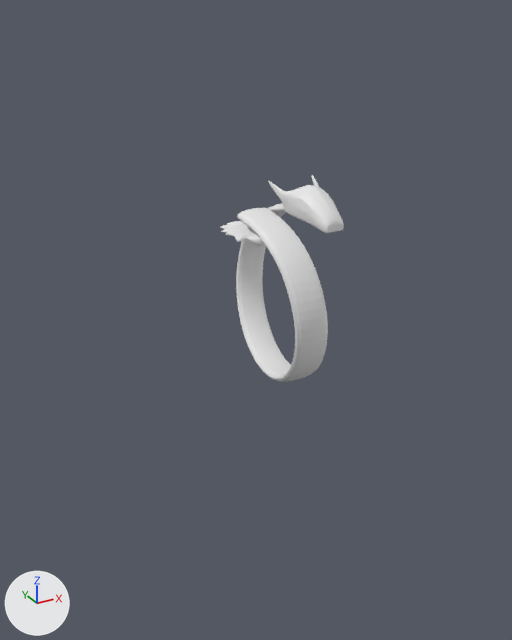
One commit to the Blender file dragonring/dragonring.blend: the scene before it, then after it.
Rendered twice from a 50 mm lens placed at (-12.0, -23.0, 7.8), pointed at (0.0, -1.1, -3.1). The lights are fixed; the arrows at lower left show +X, +Y and +Z. The same objects are shown in both versions, whatever each file hides.

The scene before the commit, as lines of its bpy script (objects in view):
```python
ob_eye_mesh = bpy.data.objects.new('eye_mesh', me_cubeziercircle)
ob_eye_mesh.location = (2.123, -2.677, 1.633)
ob_eye_mesh.rotation_euler = (-2.093, 1.974, -2.258)  # degrees (-120, 113, -129)
ob_eye_mesh.scale = (0.19, 0.19, 0.19)
ob_head = bpy.data.objects.new('head', me_cube)
ob_head.location = (1.593, -3.739, 0.464)
ob_head.rotation_euler = (0.0, 0.0, -3.08)  # degrees (0, 0, -176)
ob_head.scale = (0.345, 0.587, 0.728)
ob_ring = bpy.data.objects.new('ring', me_circle)
ob_ring.location = (1.5, -1.91, -1.82)
ob_ring.rotation_euler = (0.0, -1.571, 0.0)  # degrees (0, -90, 0)
ob_ring.scale = (0.343, 0.343, 0.343)
ob_wing = bpy.data.objects.new('wing', me_cube_003)
ob_wing.location = (0.0899, -1.238, 0.247)
ob_wing.scale = (0.286, 0.286, 0.0536)
```
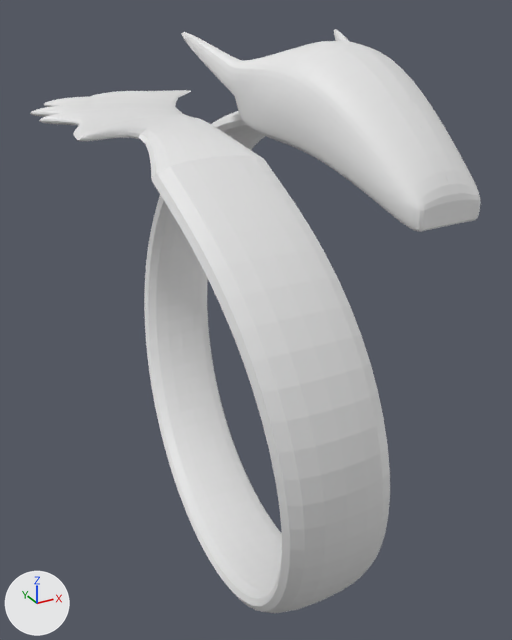
ob_eye_mesh is not drawn itself; it is used by a modifier of ob_head.
ob_wing is not drawn itself; it is used by a modifier of ob_ring.
ob_head is not drawn itself; it is used by a modifier of ob_ring.

What the commit changed:
me_cube has 118 vertices, 116 faces and spans x -2.94..0.17, y -4.67..0.17, z 0.47..2.55.
me_cube is used by ob_head; location (1.593, -3.739, 0.464); rotation (0.0, 0.0, -3.08), in degrees (0, 0, -176); scale (0.345, 0.587, 0.728).
me_cube part 1: all 24 vertices in x -1.22..0.06, y 0.12..0.17, z 0.47..1.17 are moved by (0.0, 0.0, -0.52).
me_cube part 2: all 16 vertices in x -1.68..0.09, y -1.38..-1.01, z 0.75..1.98 are moved by (0.0, 0.0, -0.21).
Object 'eye_mesh' (ob_eye_mesh) is deleted.
Object 'wing' (ob_wing) moves from (0.0899, -1.238, 0.247) to (-1.665, -1.816, 4.37).
Object 'wing' (ob_wing) is rescaled from (0.286, 0.286, 0.0536) to (1.37, 1.26, 0.15).
Object 'head' (ob_head) moves from (1.593, -3.739, 0.464) to (2.554, -7.874, 1.918).
Object 'head' (ob_head) is rescaled from (0.345, 0.587, 0.728) to (1.2, 2.17, 2.13).
Object 'head' (ob_head) has a BOOLEAN modifier named 'Boolean'.
Modifier setting removed (it was object = ob_eye_mesh).
Object 'ring' (ob_ring) moves from (1.5, -1.91, -1.82) to (2.3, -0.78, -4.43).
Object 'ring' (ob_ring) is rescaled from (0.343, 0.343, 0.343) to (0.963, 1.02, 0.963).
Object 'ring' (ob_ring) has a SCREW modifier named 'Screw'.
Modifier setting: angle = 5.845.
Object 'ring' (ob_ring) loses its BOOLEAN modifier named 'Boolean'.
Modifier setting removed (it was object = ob_wing).
Modifier setting removed (it was operation = 'UNION').
Modifier setting removed (it was double_threshold = 0.1).
Modifier setting removed (it was solver = 'FLOAT').
Object 'ring' (ob_ring) gains a BOOLEAN modifier named 'Boolean.002'.
Modifier setting: object = ob_wing.
Modifier setting: operation = 'UNION'.
Modifier setting: solver = 'FLOAT'.

Pixel boxes [x1, y1, x2, y2] of what changed, in the pictures (512 x 640 px; the box of a moved part takes in the faces that stretch with it):
'ring', reshaped, moved, rescaled, modifiers changed (261% wider, 181% taller)
    before: [220, 175, 344, 382]
    after: [31, 29, 481, 613]
part 1 of me_cube, moved or reshaped
    before: [322, 217, 344, 233]
    after: [402, 171, 481, 232]
part 2 of me_cube, moved or reshaped
    before: [295, 188, 342, 232]
    after: [282, 49, 472, 222]
